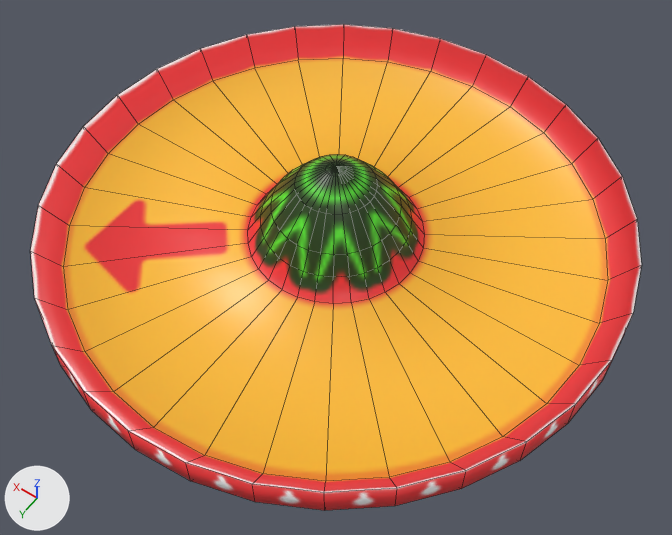
One commit to the Blender file non_game/models/sombrero.blend: the scene before it, then after it.
One viewpoint serves both versions: a camera (50 mm lens) standing at (-5.23, 7.32, 10.9) and looking at (-0.58, 0.81, 0.66). Arrows for +X, +Y and +Z are at lower left; the lights stay in place. Mesh edges are drawn as thin lines.
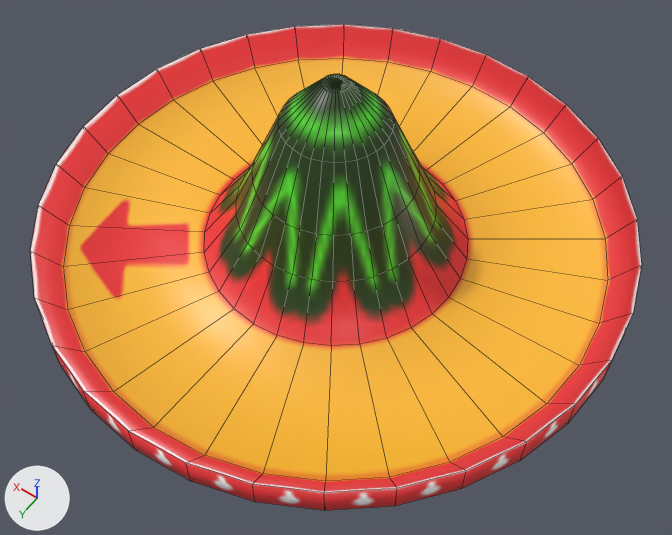
Changed parts and their boxes (x1, y1, x2, y2) in the pictures (672 x 535 px; the box of a moved part takes in the faces that stretch with it):
part 1 of me_cylinder, moved or reshaped: (66, 60, 606, 477) in both

The edits, one by one:
me_cylinder is used by ob_cylinder; location (0.0, 0.0, 0.0).
me_cylinder had 289 vertices, 289 faces and spanned x -4.36..4.36, y -4.36..4.36, z -0.25..1.61.
me_cylinder now has 289 vertices, 289 faces and spans x -4.36..4.36, y -4.36..4.36, z -0.25..3.13.
me_cylinder part 1: 161 of 289 vertices moved; they spanned x -1.32..1.32, y -1.32..1.32, z 0.25..1.61 and now span x -1.97..1.97, y -1.97..1.97, z 0.17..3.13; mean shift (0.0, 0.0, 0.73); largest move (-0.08, 0.12, 1.6) -> (-0.1, 0.15, 3.13).
